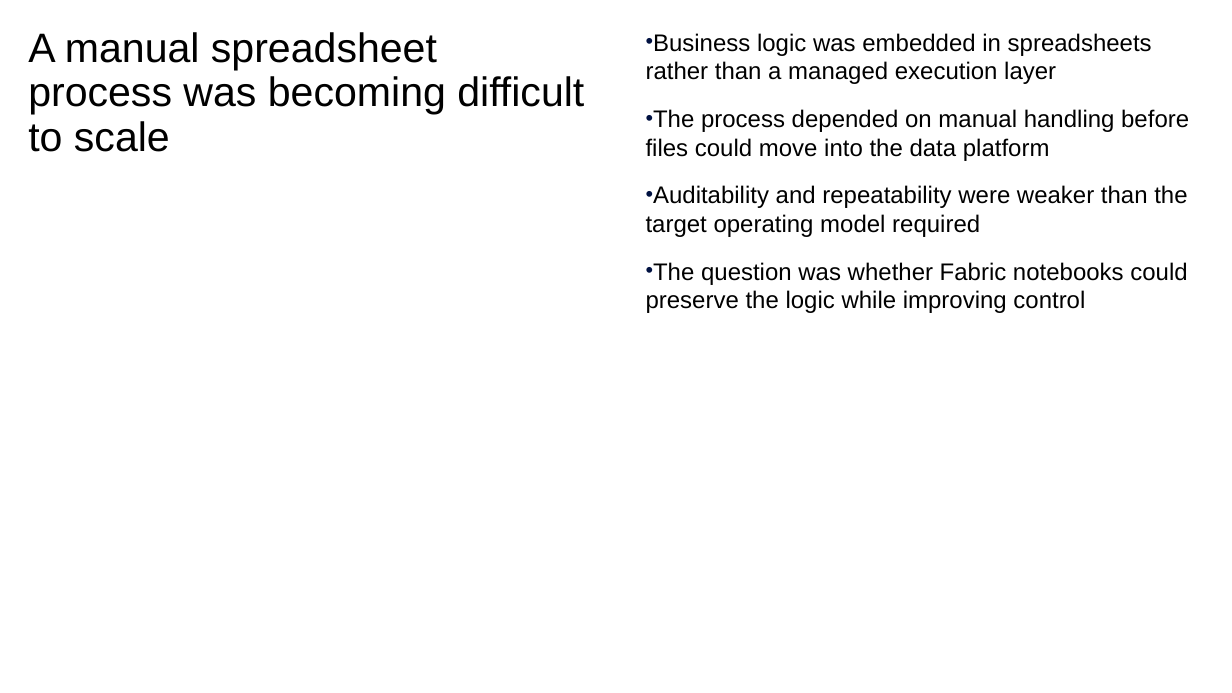
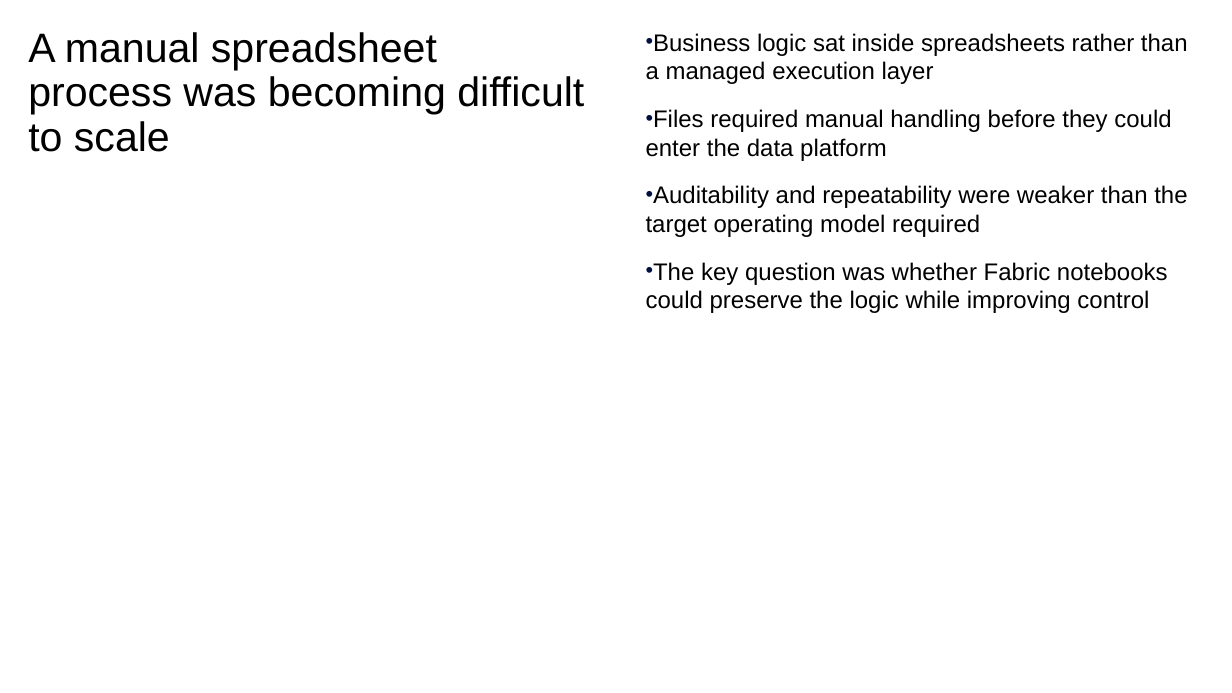
Before and after one commit to davidrrowley/PowerPointAutoGen, a slide deck: slide 2 of scripts/PowerPoint Slide Inventory Script/ibm_yaml_test_v6.pptx. Drawn at 1232x693 pixels with LibreOffice and Linux fonts; fonts in the diff are those of the drawing. Boxes give left, top, right and bottom in pixels: in the first picture for what was removed or moved away, otherwise in the second. Text is boxed around its words. In the diff, an @@ line names an element or a change of style, - is before the commit and + after.

```diff
--- a/scripts/PowerPoint Slide Inventory Script/ibm_yaml_test_v6.pptx
+++ b/scripts/PowerPoint Slide Inventory Script/ibm_yaml_test_v6.pptx
@@ text at (x1=646, y1=33, x2=1188, y2=161): text changed @@
-• Business logic was embedded in spreadsheets rather than a managed execution layer
-• The process depended on manual handling before files could move into the data platform
+• Business logic sat inside spreadsheets rather than a managed execution layer
+• Files required manual handling before they could enter the data platform
@@ text at (x1=646, y1=262, x2=1168, y2=313): text changed @@
-• The question was whether Fabric notebooks could preserve the logic while improving control
+• The key question was whether Fabric notebooks could preserve the logic while improving control
```
Also in this commit, not shown: 7 other slides changed, 2 other files.
